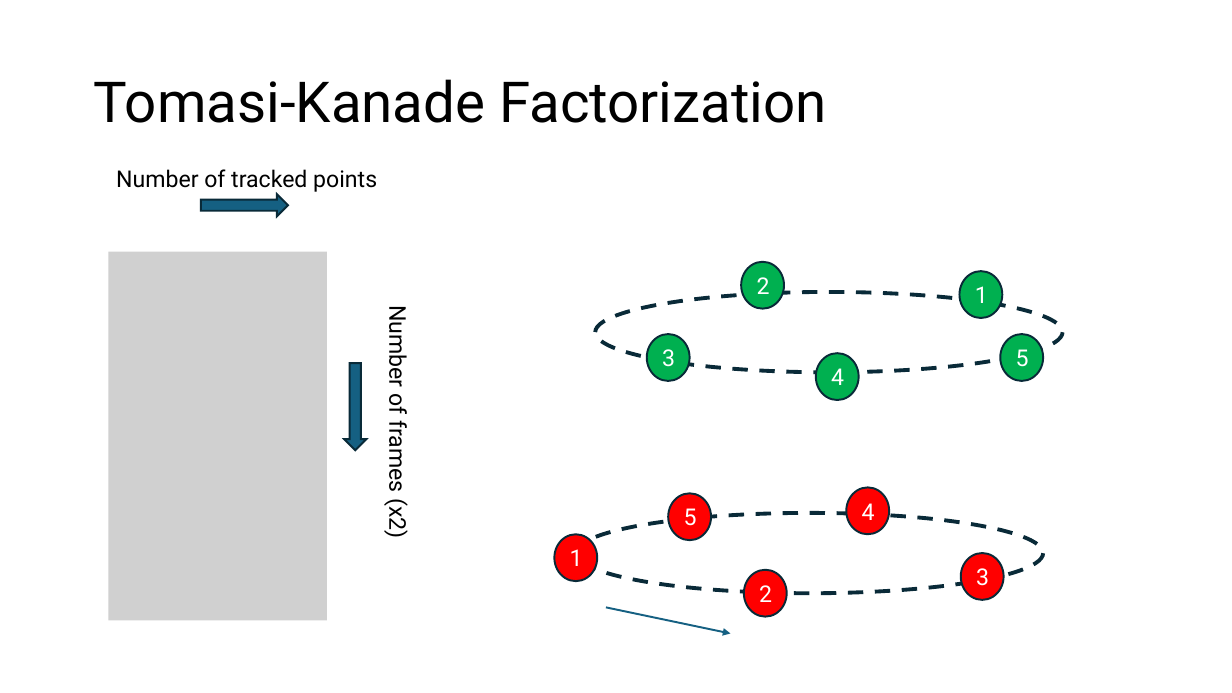
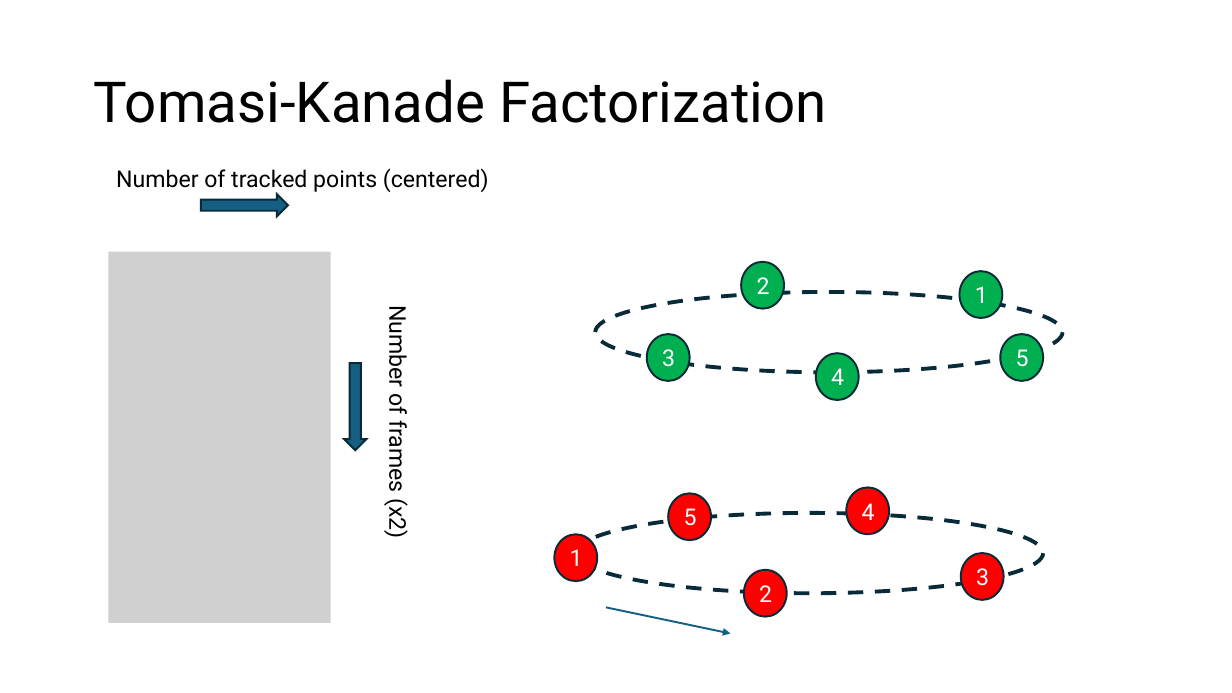
Before and after one commit to SSOE-ECE1390/LecturePowerPoints, a slide deck: slide 10 of ECE1390_Lecture15.pptx (slide 19 before the commit). Drawn at 1232x693 pixels with LibreOffice and Linux fonts; fonts in the diff are those of the drawing; grey boxes stand for pictures. Boxes give left, top, right and bottom in pixels: in the first picture for what was removed or moved away, otherwise in the second. Text is boxed around its words. In the diff, an @@ line names an element or a change of style, - is before the commit and + after.

```diff
--- a/ECE1390_Lecture15.pptx
+++ b/ECE1390_Lecture15.pptx
@@ text at bbox=[116, 168, 489, 193]: text changed @@
-Number of tracked points
+Number of tracked points (centered)
@@ picture: place and size @@
-picture at bbox=[108, 251, 326, 620]
+picture at bbox=[108, 251, 331, 623]
```
Also in this commit, not shown: 3 other slides changed, 29 slides added, 31 slides removed, 1 other file.
